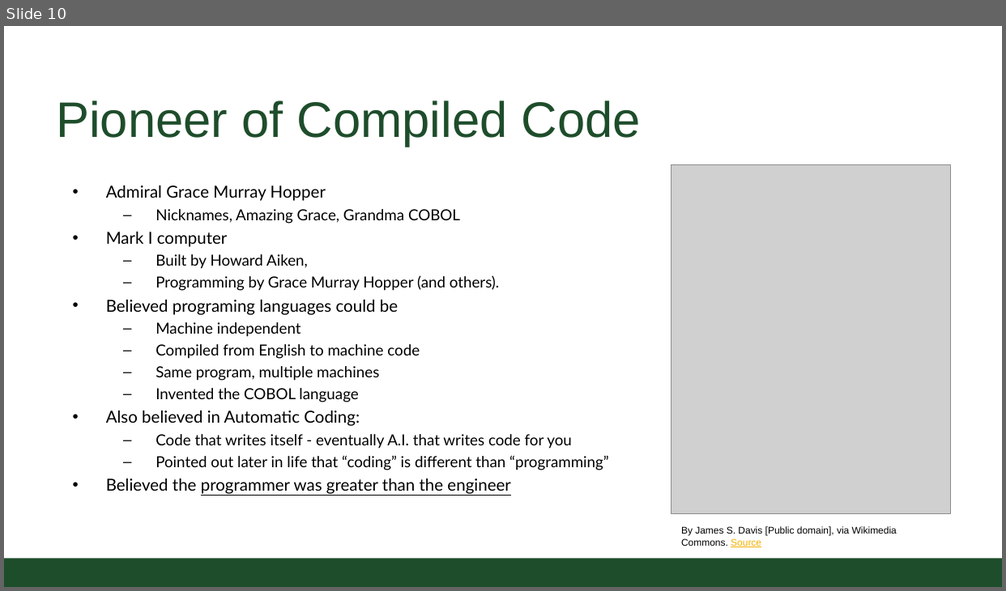
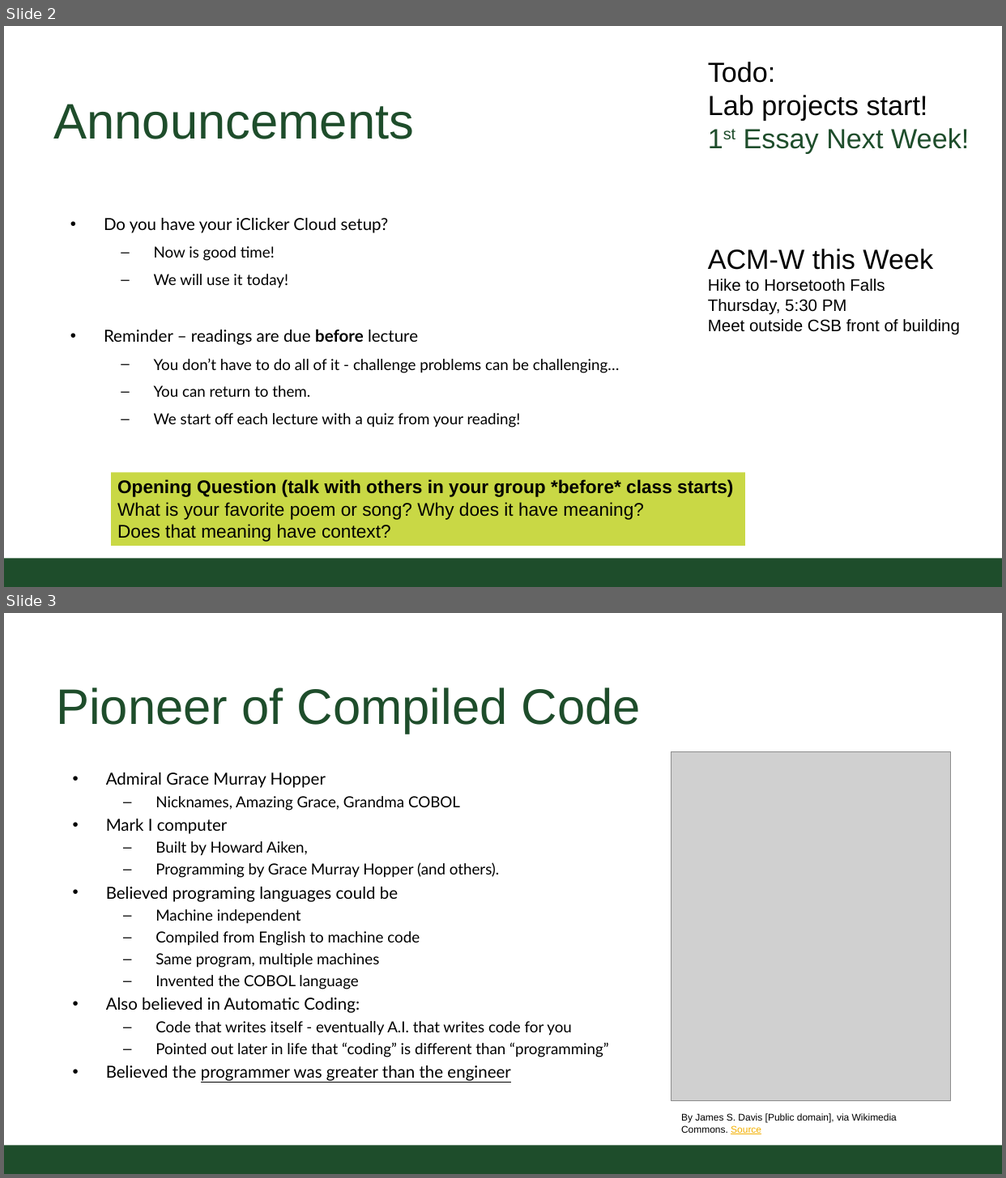
Before and after one commit to CSU-CS150B/handouts, a slide deck: Slides/On-Campus/02_02-StringsAndAmazingGrace.pptx. Shown one above the other, each under a label of ours: slide 10 before the commit, slides 2 and 3 after it. The pictures are 1006x591 and 1006x1178 pixels, drawn with LibreOffice and Linux fonts; fonts in the diff are those of the drawing; grey boxes stand for pictures; background and template pictures are left out. Boxes give left, top, right and bottom in pixels: in the first picture for what was removed or moved away, otherwise in the second. Text is boxed around its words. In the diff, an @@ line names an element or a change of style, - is before the commit and + after.

```diff
--- a/Slides/On-Campus/02_02-StringsAndAmazingGrace.pptx
+++ b/Slides/On-Campus/02_02-StringsAndAmazingGrace.pptx
@@ slide 2 added at bbox=[4, 26, 1002, 587], background #FFFFFF; not listed: 1 template element that a slide beside it also shows @@
@@ text added at bbox=[708, 62, 969, 153], 30.2 pt, text #000000 @@
+Todo:
+Lab projects start!
+1st Essay Next Week!
@@ title added at bbox=[53, 104, 414, 139], 54.4 pt, text #1E4D2B @@
+Announcements
@@ text added at bbox=[104, 218, 620, 428], 16.6 pt, text #000000 @@
+• Do you have your iClicker Cloud setup?
+  – Now is good time!
+  – We will use it today!
+• Reminder – readings are due before lecture
+  – You don’t have to do all of it - challenge problems can be challenging…
+  – You can return to them.
+  – We start off each lecture with a quiz from your reading!
@@ text added at bbox=[708, 249, 960, 335], 18.1 pt, text #000000 @@
+ACM-W this Week
+Hike to Horsetooth Falls
+Thursday, 5:30 PM
+Meet outside CSB front of building
@@ rectangle added at bbox=[111, 472, 745, 546], fill #C9D845, 20 pt, text #000000 @@
+Opening Question (talk with others in your group *before* class starts)
+What is your favorite poem or song? Why does it have meaning?
+Does that meaning have context?
@@ what was slide 10 is now slide 3 @@
```
Also in this commit, not shown: 3 slides changed, 1 other slide added, 1 slide removed.
